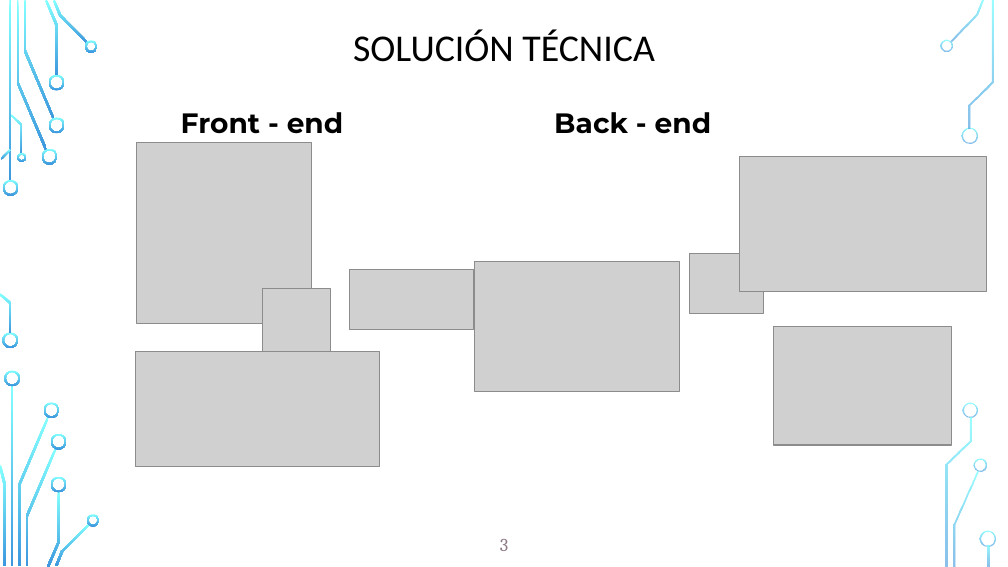
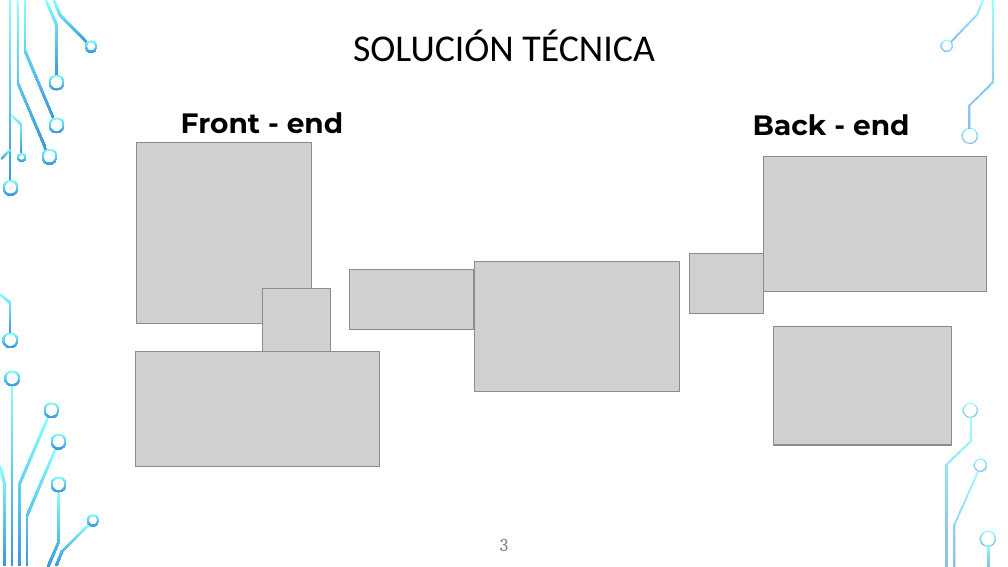
Before and after one commit to karin-romero/WT-Project, a slide deck: slide 3 of group3/Grupo 3 - Proyecto v2.pptx. Drawn at 1008x567 pixels with LibreOffice and Linux fonts; fonts in the diff are those of the drawing; grey boxes stand for pictures; background and template pictures are left out. Boxes give left, top, right and bottom in pixels: in the first picture for what was removed or moved away, otherwise in the second. Text is boxed around its words. In the diff, an @@ line names an element or a change of style, - is before the commit and + after.

```diff
--- a/group3/Grupo 3 - Proyecto v2.pptx
+++ b/group3/Grupo 3 - Proyecto v2.pptx
@@ text "Back - end": place and size @@
-text "Back - end" at [554,112,712,134]
+text "Back - end" at [753,114,910,136]
@@ picture: place and size @@
-picture at [740,156,986,291]
+picture at [764,156,987,291]
```
